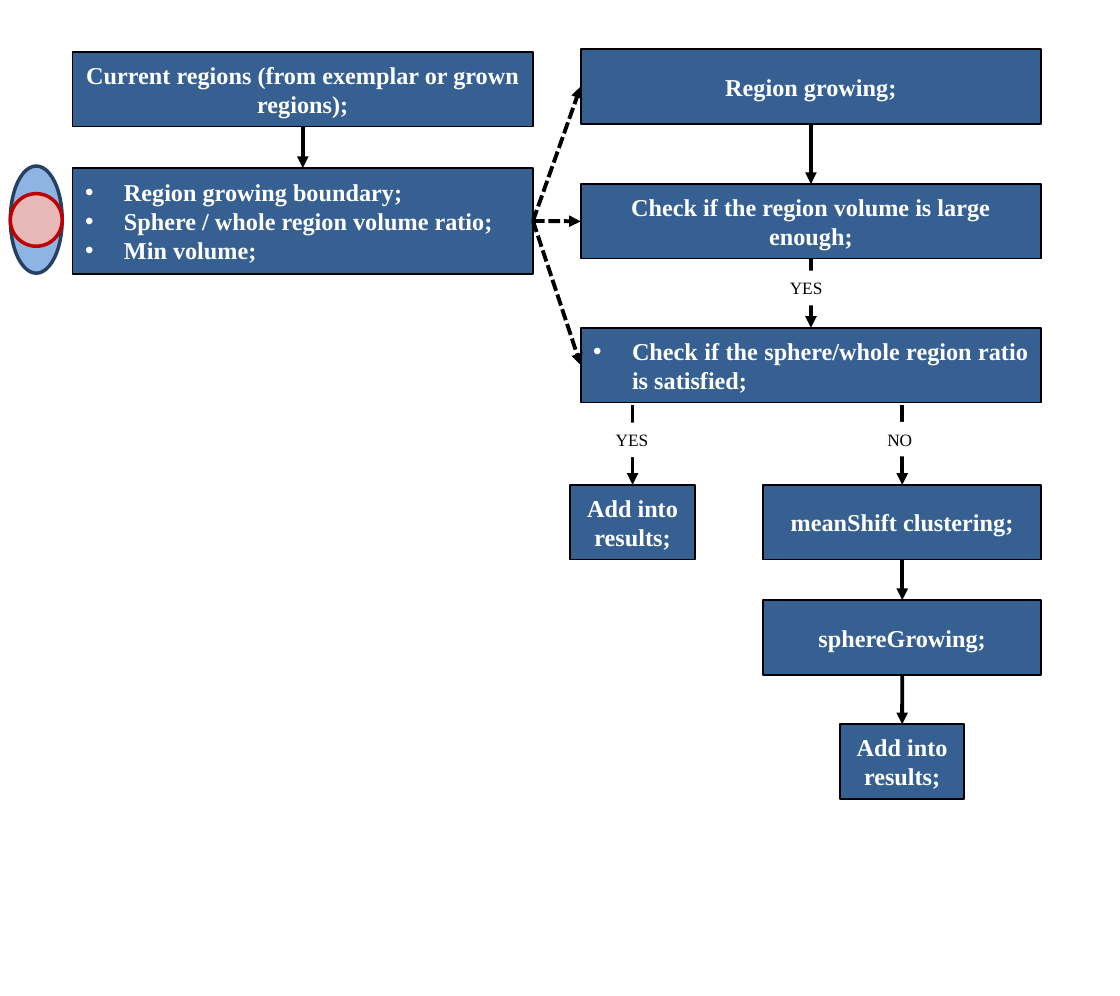
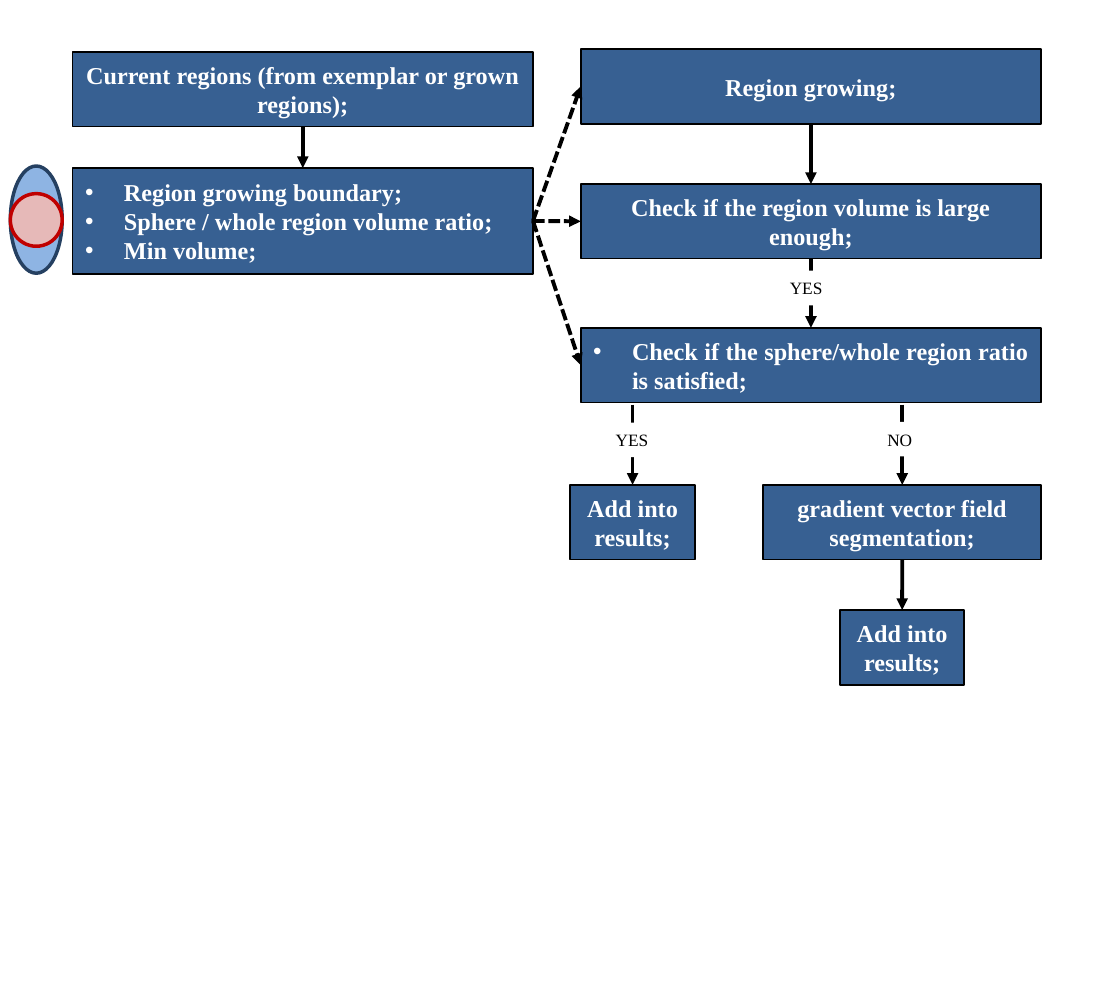
Before and after one commit to Vaa3D/vaa3d_tools, a slide deck: slide 1 of hackathon/xiang/cellSegmentation/scheme.pptx (slide 2 before the commit). Drawn at 1120x996 pixels with LibreOffice and Linux fonts; fonts in the diff are those of the drawing. Boxes give left, top, right and bottom in pixels: in the first picture for what was removed or moved away, otherwise in the second. Text is boxed around its words. In the diff, an @@ line names an element or a change of style, - is before the commit and + after.

```diff
--- a/hackathon/xiang/cellSegmentation/scheme.pptx
+++ b/hackathon/xiang/cellSegmentation/scheme.pptx
@@ text in rectangle at <box>797,500,1007,552</box>: text changed @@
-meanShift clustering;
+gradient vector field segmentation;
@@ arrow moved from (902, 674) - (902, 724) to (902, 559) - (902, 610) @@
@@ arrow removed from (902, 559) to (902, 600) @@
@@ rectangle removed at <box>763,600,1040,674</box> @@
-sphereGrowing;
@@ rectangle "Add into results;": place and size @@
-rectangle "Add into results;" at <box>840,724,964,799</box>
+rectangle "Add into results;" at <box>840,610,964,684</box>
```
Also in this commit, not shown: 3 slides removed.
